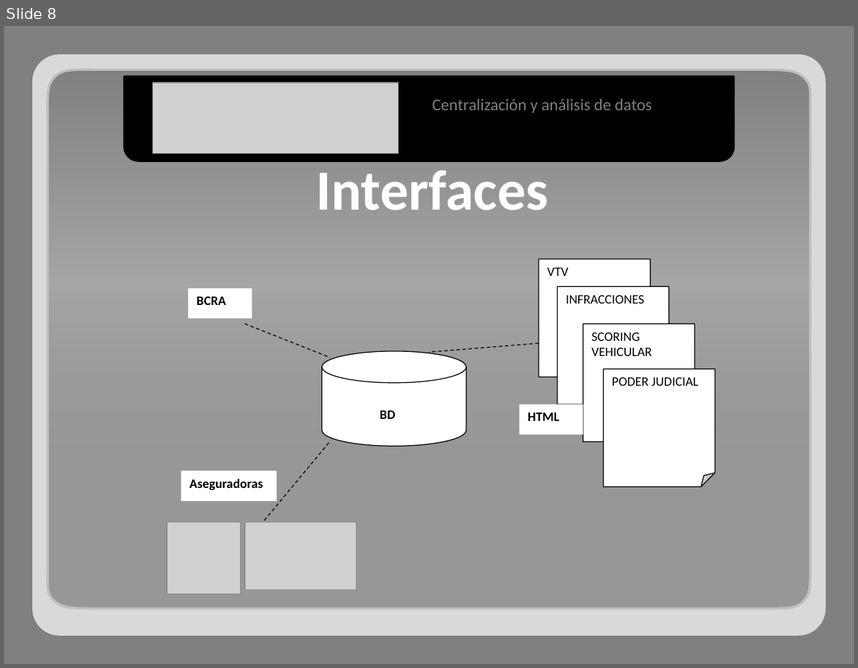
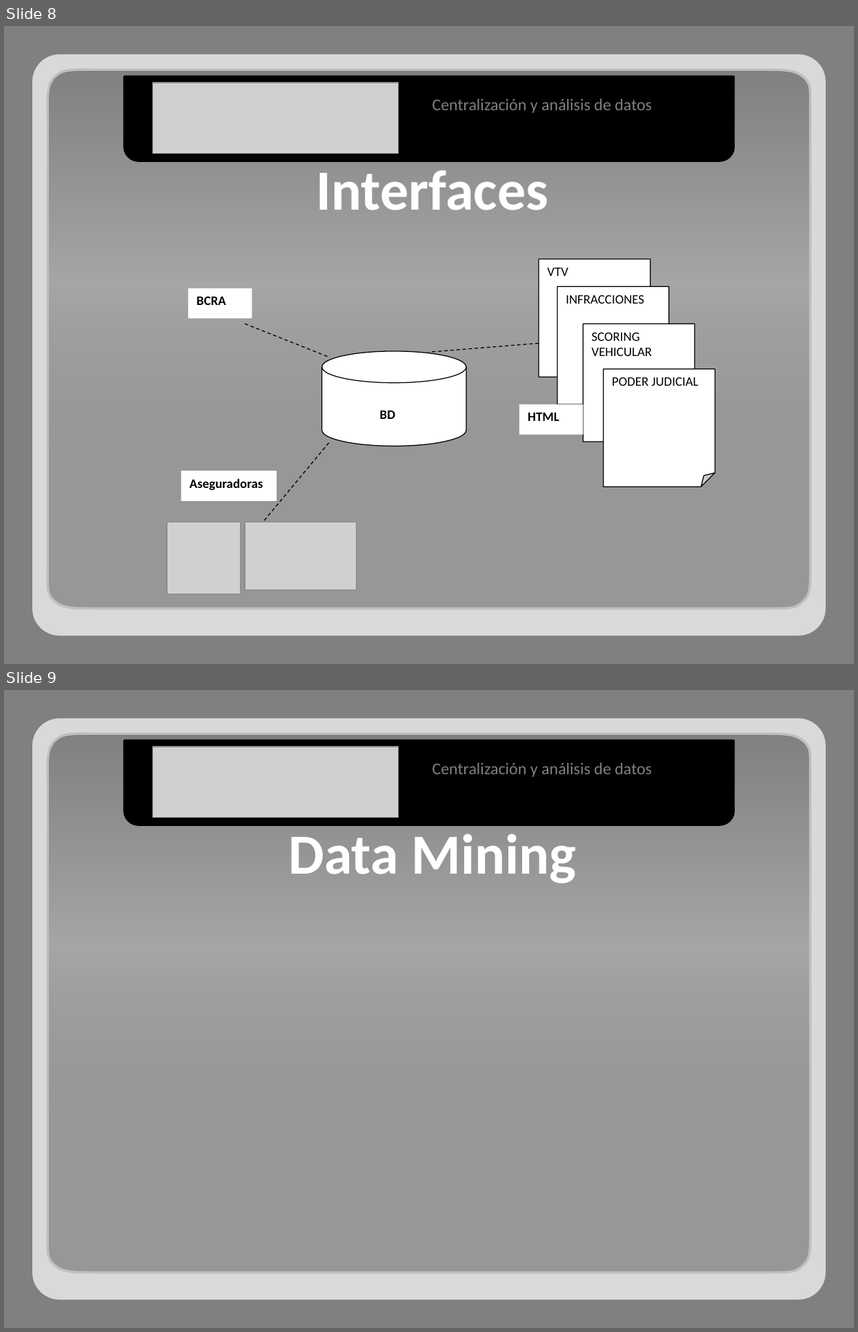
Before and after one commit to adrianachelotti/tallerdesarrollo1ero2011, a slide deck: Presentacion/Tecnica/Presentacion Tecnica.pptx. Shown one above the other, each under a label of ours: slide 8 before the commit, slides 8 and 9 after it. The pictures are 858x668 and 858x1332 pixels, drawn with LibreOffice and Linux fonts; fonts in the diff are those of the drawing; grey boxes stand for pictures. Boxes give left, top, right and bottom in pixels: in the first picture for what was removed or moved away, otherwise in the second. Text is boxed around its words. In the diff, an @@ line names an element or a change of style, - is before the commit and + after.

```diff
--- a/Presentacion/Tecnica/Presentacion Tecnica.pptx
+++ b/Presentacion/Tecnica/Presentacion Tecnica.pptx
@@ slide 9 added at bbox=[4, 690, 854, 1328], background #808080 @@
@@ freeform shape added at bbox=[47, 733, 811, 1272], fill gradient #808080 to #A6A6A6, outline #BFBFBF 2 pt @@
@@ round same rect added at bbox=[125, 741, 734, 825], fill #000000, outline #000000 2 pt @@
@@ picture added at bbox=[153, 747, 399, 818] @@
@@ text added at bbox=[432, 762, 652, 777], 14 pt, text #808080 @@
+Centralización y análisis de datos
@@ text added at bbox=[288, 834, 577, 883], 48 pt, text #FFFFFF, bold @@
+Data Mining
@@ group added at bbox=[32, 718, 826, 1299]: 5 rounded rectangles @@
```
